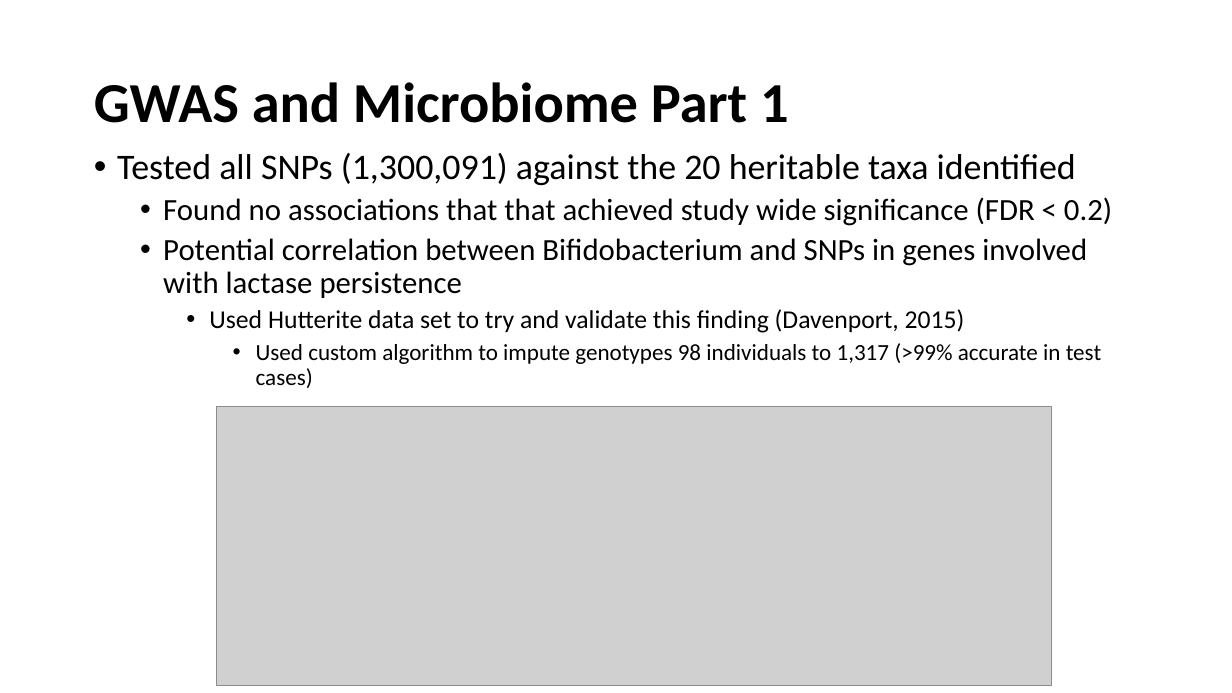
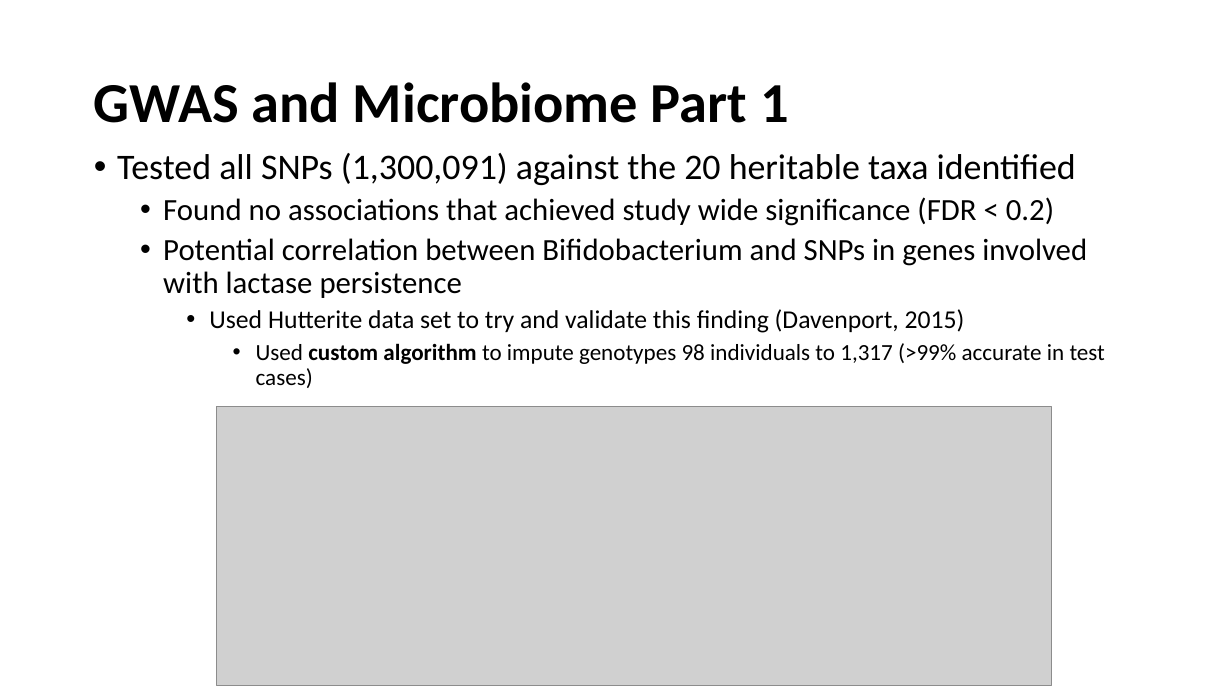
Before and after one commit to marcsze/SchlossLabPresentations, a slide deck: slide 12 of 2016_07_14/genetic_determinants_journal_club.pptx. Drawn at 1232x693 pixels with LibreOffice and Linux fonts; fonts in the diff are those of the drawing; grey boxes stand for pictures. Boxes give left, top, right and bottom in pixels: in the first picture for what was removed or moved away, otherwise in the second. Text is boxed around its words. In the diff, an @@ line names an element or a change of style, - is before the commit and + after.

```diff
--- a/2016_07_14/genetic_determinants_journal_club.pptx
+++ b/2016_07_14/genetic_determinants_journal_club.pptx
@@ text at (163,197,1054,226): text changed @@
-  • Found no associations that that achieved study wide significance (FDR < 0.2)
+  • Found no associations that achieved study wide significance (FDR < 0.2)
@@ text at (256,343,1105,388): bold on in "custom algorithm" @@
```
Also in this commit, not shown: 5 other slides changed, 1 other file.
